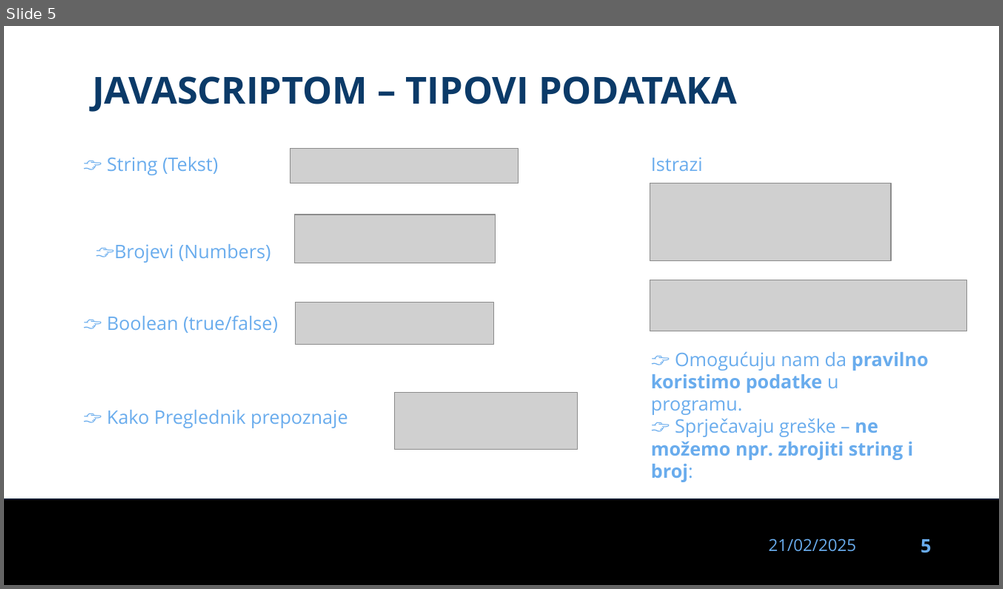
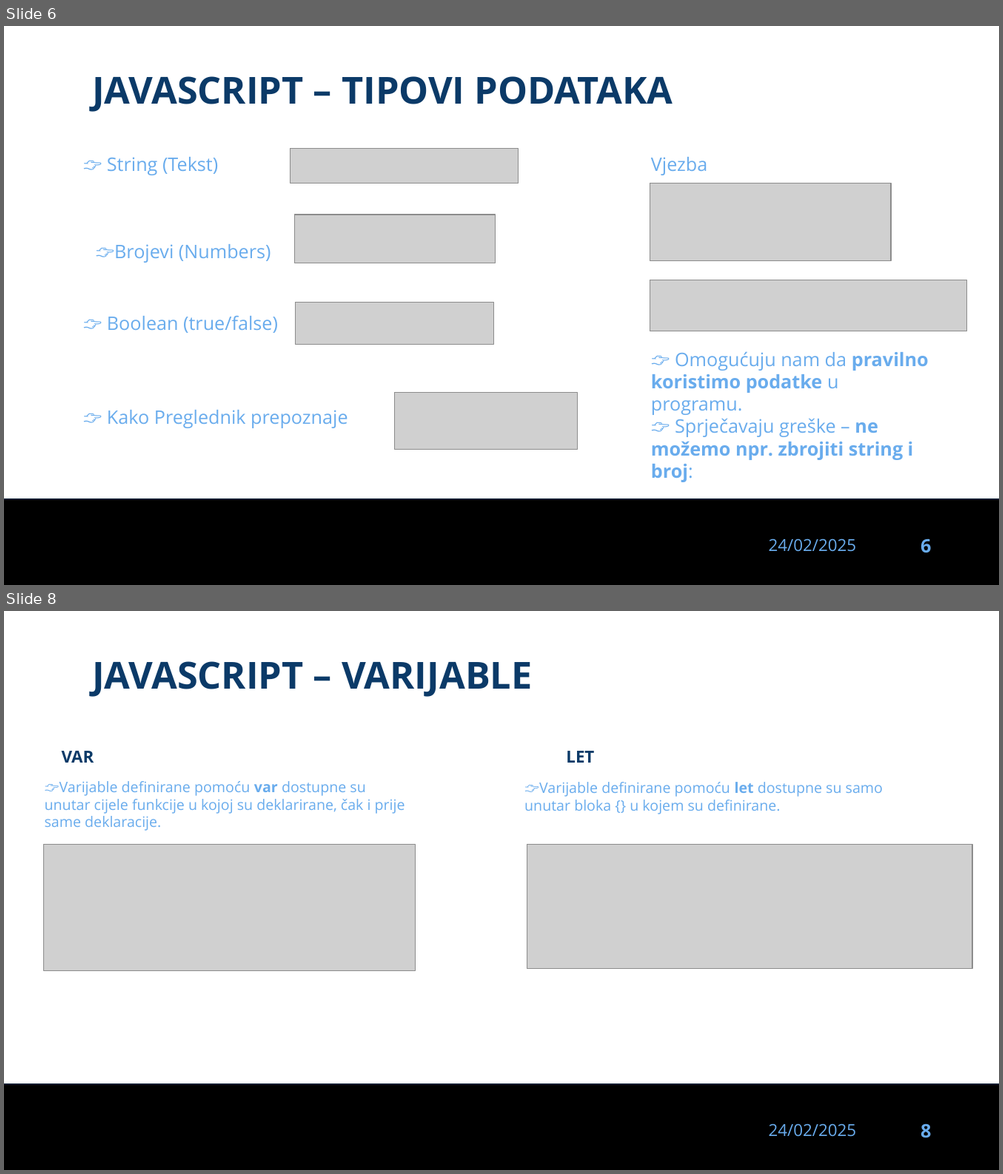
Before and after one commit to dinoDuvnjak/CTK, a slide deck: Bootcamp/javascript-uvod/javascript-uvod.pptx. Shown one above the other, each under a label of ours: slide 5 before the commit, slides 6 and 8 after it; the slides between them are not shown. The pictures are 1003x589 and 1003x1174 pixels, drawn with LibreOffice and Linux fonts; fonts in the diff are those of the drawing; grey boxes stand for pictures; background and template pictures are left out. Boxes give left, top, right and bottom in pixels: in the first picture for what was removed or moved away, otherwise in the second. Text is boxed around its words. In the diff, an @@ line names an element or a change of style, - is before the commit and + after.

Commit message:
Javascript gotov

```diff
--- a/Bootcamp/javascript-uvod/javascript-uvod.pptx
+++ b/Bootcamp/javascript-uvod/javascript-uvod.pptx
@@ slide 8 added at (4,611,999,1170), background #FFFFFF; not listed: 3 template elements that a slide beside it also shows @@
@@ text added at (92,661,532,697), 36 pt, text #0B3A68, bold @@
+JAVASCRIPT – VARIJABLE
@@ text added at (62,751,94,763), 16 pt, text #0B3A68, bold @@
+VAR
@@ title added at (566,751,594,763), 16 pt, text #0B3A68, bold @@
+LET
@@ text added at (45,781,405,831), 14 pt, text #69ACED @@
+👉Varijable definirane pomoću var dostupne su unutar cijele funkcije u kojoj su deklarirane, čak i prije same deklaracije.
@@ text added at (524,782,882,815), 14 pt, text #69ACED @@
+👉Varijable definirane pomoću let dostupne su samo unutar bloka {} u kojem su definirane.
@@ picture added at (43,845,415,971) @@
@@ picture added at (527,845,973,969) @@
@@ what was slide 5 is now slide 6 @@
@@ slide 6 changed as well @@
@@ text at (92,76,673,112): text changed @@
-JAVASCRIPTOM – TIPOVI PODATAKA
+JAVASCRIPT – TIPOVI PODATAKA
@@ text at (651,157,707,175): text changed @@
-Istrazi
+Vjezba
@@ text at (768,539,856,552): text changed @@
-21/02/2025
+24/02/2025
@@ page number at (920,540,930,554): text changed @@
-5
+6
```
Also in this commit, not shown: 3 other slides changed, 30 other slides added, 39 slides removed, 6 other files.
